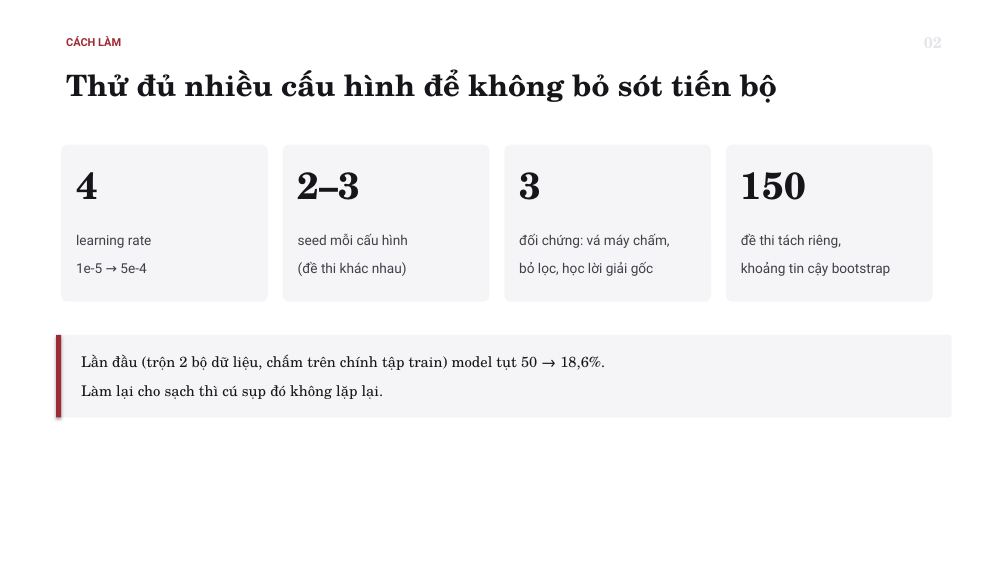
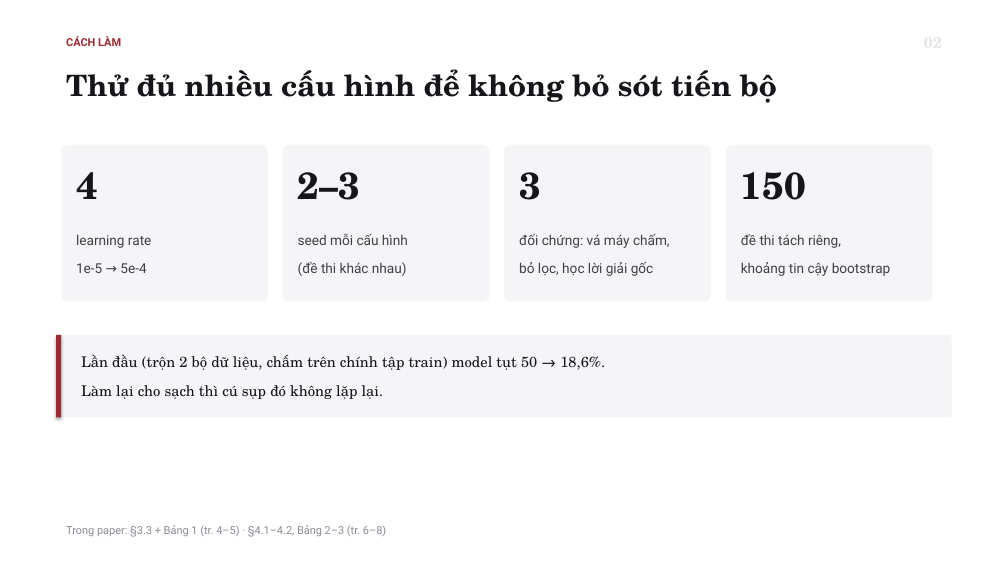
Before and after one commit to tsan2711/DACNTT_2026, a slide deck: slide 3 of 25-10-2026/BaoCaoNhanh_25-10_52300057_52300006.pptx. Drawn at 1008x567 pixels with LibreOffice and Linux fonts; fonts in the diff are those of the drawing. Boxes give left, top, right and bottom in pixels: in the first picture for what was removed or moved away, otherwise in the second. Text is boxed around its words. In the diff, an @@ line names an element or a change of style, - is before the commit and + after.

```diff
--- a/25-10-2026/BaoCaoNhanh_25-10_52300057_52300006.pptx
+++ b/25-10-2026/BaoCaoNhanh_25-10_52300057_52300006.pptx
@@ text added at box(66, 525, 386, 537), 10.5 pt, text #8A8D96 @@
+Trong paper: §3.3 + Bảng 1 (tr. 4–5) · §4.1–4.2, Bảng 2–3 (tr. 6–8)
```
Also in this commit, not shown: 8 other slides changed, 2 other files.
